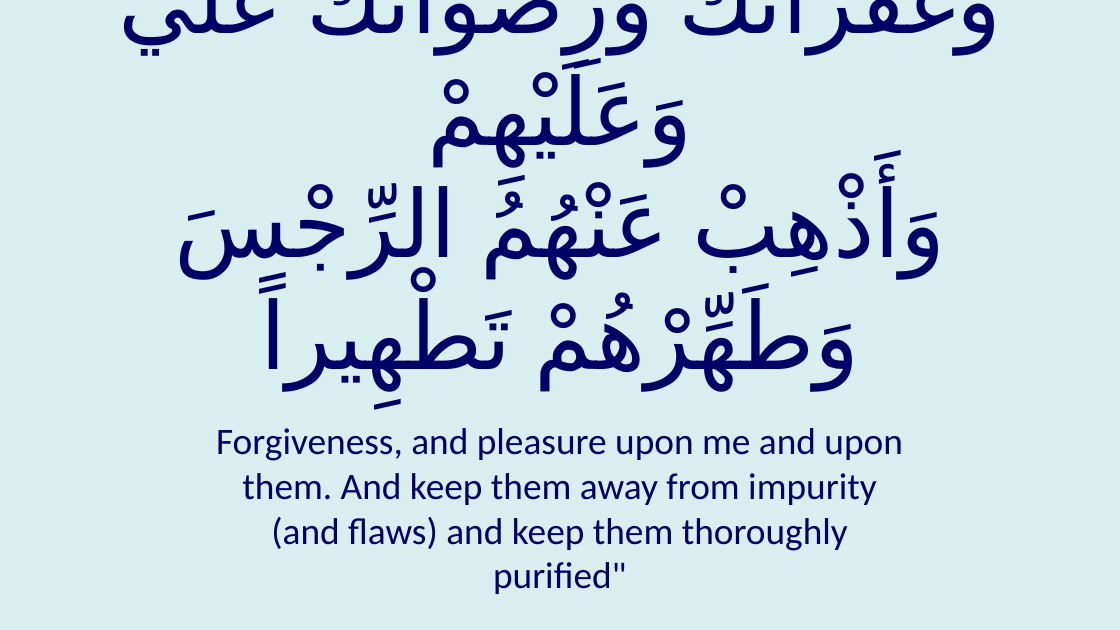
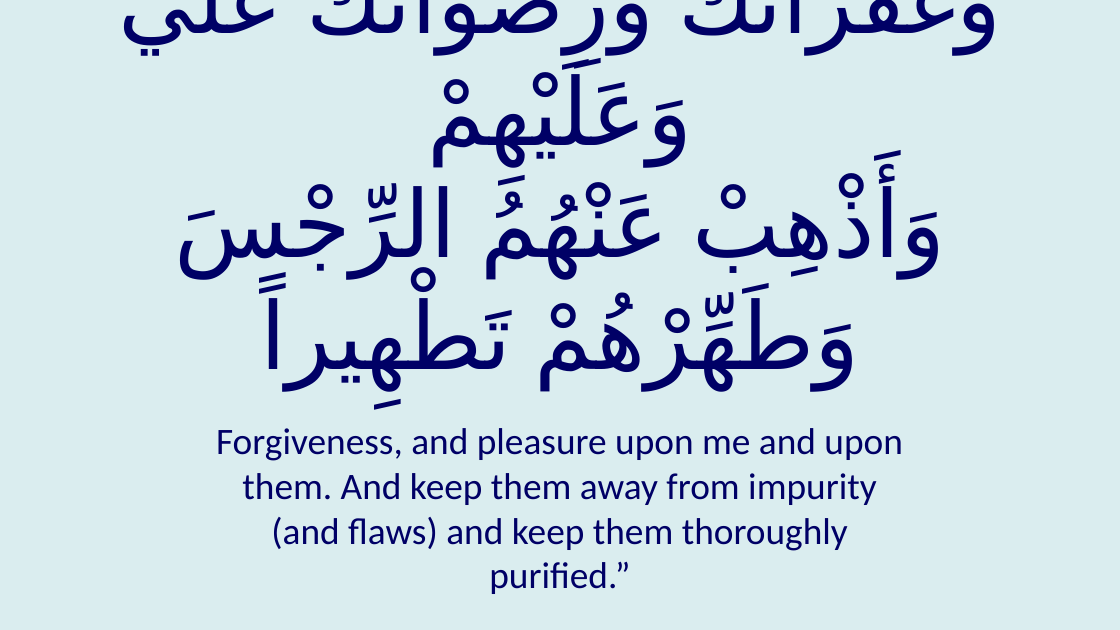
Before and after one commit to GhayurH/Slides, a slide deck: slide 64 of PPTs/Hadith Kisa.pptx (slide 63 before the commit). Drawn at 1120x630 pixels with LibreOffice and Linux fonts; fonts in the diff are those of the drawing. Boxes give left, top, right and bottom in pixels: in the first picture for what was removed or moved away, otherwise in the second. Text is boxed around its words. In the diff, an @@ line names an element or a change of style, - is before the commit and + after.

```diff
--- a/PPTs/Hadith Kisa.pptx
+++ b/PPTs/Hadith Kisa.pptx
@@ text at box(216, 428, 902, 594): text changed @@
-Forgiveness, and pleasure upon me and upon them. And keep them away from impurity (and flaws) and keep them thoroughly purified"
+Forgiveness, and pleasure upon me and upon them. And keep them away from impurity (and flaws) and keep them thoroughly purified.”
```
Also in this commit, not shown: 70 other slides changed, 2 slides added, 18 other files.
